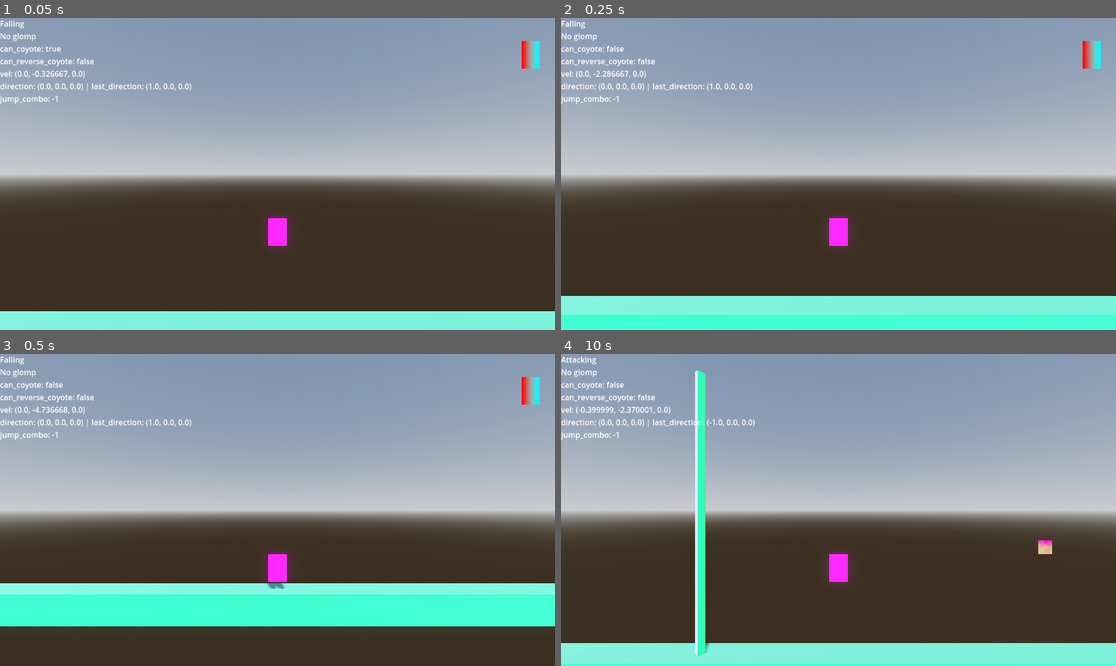
Above: before the commit, frames 1-4 (two rows, left to right).
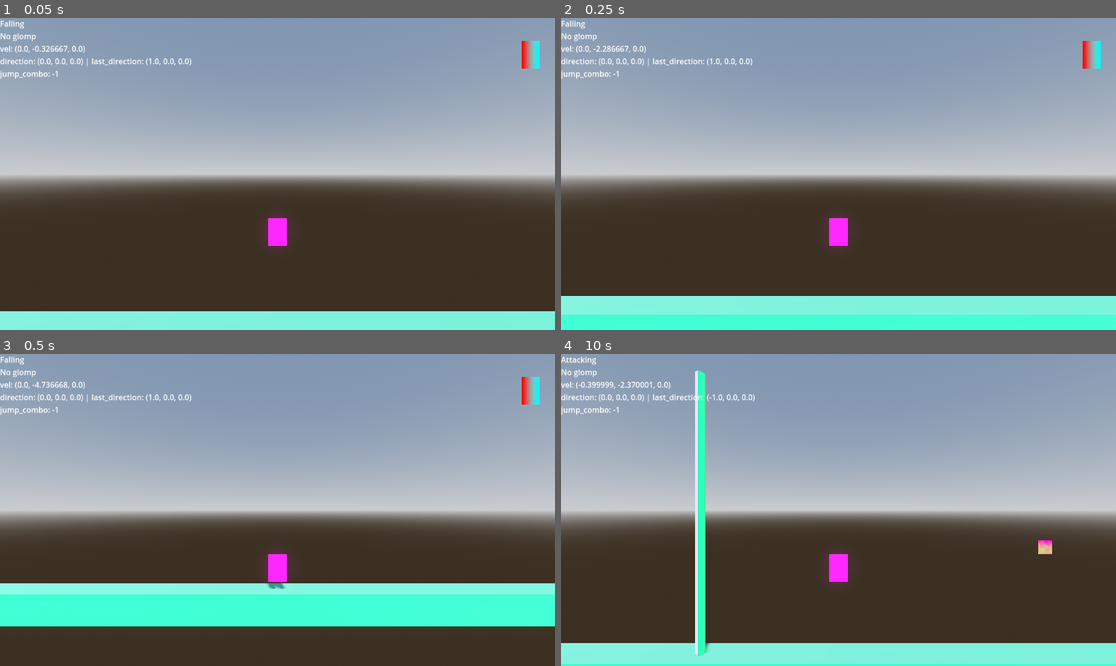
Above: after the commit, the same moments.

Repository: b3e3e3/ultimate-glomp
Game: Godot game, scene res://sandbox.tscn
Same seed, same stepped clock (60 frames per second), same inputs: the game is played once before the commit and once after it.
Inputs (mouse positions are in pixels of both pictures, inside the frame that each line leads up to):
- Up to frame 1 (0.05 s): no input
- Up to frame 2 (0.25 s): no input
- Up to frame 3 (0.5 s): no input
- Up to frame 4 (10 s): tap Enter at 0.5, 3.6 s; move the mouse to (960, 494) at 0.52 s; hold D (move_right) 0.53-1.28 s; tap E (interact) at 0.6, 1.55, 2.85, 4.55, 6.05, 7.35, 9.05, 9.6 s; click (960, 494) at 0.67 s; tap Space (jump) at 0.77, 0.8, 1.07, 1.35, 1.52, 1.82, 2.3, 3.02, 3.32, 3.77, 3.8, 4.07, 4.52, 4.82, 5.3, 6.02, 6.32, 6.77, 6.8, 7.07, 7.52, 7.82, 8.1, 8.75, 9.02, 9.32, 9.77, 9.8 s; move the mouse to (727, 525) at 1.27 s; hold S (move_down) 1.28-2.03 s; move the mouse to (894, 441) at 2.02 s; hold D (move_right) 2.03-2.78 s; click (894, 441) at 2.1 s; move the mouse to (810, 572) at 2.77 s; hold W (move_up) 2.78-3.53 s; click (810, 572) at 2.92 s; move the mouse to (1005, 556) at 3.52 s; hold A (move_left) 3.53-5.03 s; move the mouse to (672, 463) at 4.27 s; tap Keypad Enter at 4.35 s; move the mouse to (866, 510) at 5.02 s; hold S (move_down) 5.03-5.78 s; tap C at 5.1 s; click (866, 510) at 5.17 s; move the mouse to (755, 432) at 5.77 s; hold D (move_right) 5.78-6.53 s; tap Tab at 5.85 s; move the mouse to (960, 494) at 6.52 s; hold W (move_up) 6.53-7.28 s; tap R at 6.6 s; move the mouse to (727, 525) at 7.27 s; hold D (move_right) 7.28-8.03 s; click (727, 525) at 7.42 s; move the mouse to (894, 441) at 8.02 s; hold S (move_down) 8.03-8.78 s; move the mouse to (810, 572) at 8.77 s; hold A (move_left) 8.78-9.53 s; click (810, 572) at 8.85 s; move the mouse to (1005, 556) at 9.52 s; hold W (move_up) from 9.53 s (still down); click (1005, 556) at 9.67 s

The runs differ from the first frame. In frame 1, 1.0% of the frame differs, in the area x 0-35%, y 8-28%; in frame 2, 1.0%; in frame 3, 1.0%; in frame 4, 1.1%.

Commit message:
more unification

Diff:
--- a/character/player/player.gd
+++ b/character/player/player.gd
@@ -6,6 +6,9 @@
 signal attack_started
 signal attack_finished
 
+# TODO: these things don't exist on topdown player.
+# they are never used, but maybe a way to utilize them without
+# having direct references would be better
 @onready var glomp_area: Area3D = $GlompArea
 @onready var climb_area: Area3D = $ClimbArea
 
@@ -18,6 +21,11 @@
 func _enter_tree() -> void:
 	super._enter_tree()
 	set_collision_mask_value(2, true) # enable glompable layer
+
+func _process(_delta: float) -> void:
+	# super._process(_delta)
+	__process_debug_hud()
+
 
 func get_climbable_bodies_in_proximity() -> Array[Node3D]:
 	return climb_area.get_overlapping_bodies()
@@ -75,3 +83,19 @@
 	# remove glomped body
 	unglomped.emit(glomped_body)
 	glomped_body = null
+
+
+func __process_debug_hud():
+	var l: Label = $"CanvasLayer/Label"
+	l.text = $StateMachine.state.name + '\n'
+	l.text += glomped_body.name as String if glomped_body else "No glomp"
+
+	if has_node(^"../Falling"):
+		l.text += '\n' + 'can_coyote: ' + str($"../Falling".can_coyote)
+		l.text += '\n' + 'can_reverse_coyote: ' + str($"../Falling"._can_reverse_coyote)
+
+	l.text += '\n' + 'vel: ' + str(velocity)
+	l.text += '\n' + 'direction: %s | last_direction: %s' % [direction, last_direction]
+
+	if has_node(^"ComboJump"):
+		l.text += '\n' + 'jump_combo: ' + str($ComboJump.current_combo)
--- a/character/player/state/_player_state.gd
+++ b/character/player/state/_player_state.gd
@@ -13,18 +13,18 @@
 	controller = Global.current_level.player_controller
 	assert(controller != null, "PlayerController is null.")
 
-func on_update(_delta: float) -> void:
-	var l: Label = player.get_node(^"CanvasLayer/Label")
-	l.text = player.get_node(^"StateMachine").state.name + '\n'
-	l.text += player.glomped_body.name as String if player.glomped_body else "No glomp"
-	l.text += '\n' + 'can_coyote: ' + str($"../Falling".can_coyote)
-	l.text += '\n' + 'can_reverse_coyote: ' + str($"../Falling"._can_reverse_coyote)
-	l.text += '\n' + 'vel: ' + str(player.velocity)
-	l.text += '\n' + 'direction: %s | last_direction: %s' % [character.direction, character.last_direction]
-	if player.has_node(^"ComboJump"):
-		l.text += '\n' + 'jump_combo: ' + str(player.get_node(^"ComboJump").current_combo)
+# func on_update(_delta: float) -> void:
+# 	var l: Label = player.get_node(^"CanvasLayer/Label")
+# 	l.text = player.get_node(^"StateMachine").state.name + '\n'
+# 	l.text += player.glomped_body.name as String if player.glomped_body else "No glomp"
+# 	l.text += '\n' + 'can_coyote: ' + str($"../Falling".can_coyote)
+# 	l.text += '\n' + 'can_reverse_coyote: ' + str($"../Falling"._can_reverse_coyote)
+# 	l.text += '\n' + 'vel: ' + str(player.velocity)
+# 	l.text += '\n' + 'direction: %s | last_direction: %s' % [character.direction, character.last_direction]
+# 	if player.has_node(^"ComboJump"):
+# 		l.text += '\n' + 'jump_combo: ' + str(player.get_node(^"ComboJump").current_combo)
 
-	super.on_update(_delta)
+# 	super.on_update(_delta)
 
 func on_physics_update(_delta: float) -> void:
 	controller.control_horizontal_direction()
--- a/character/player/state/interacting.gd
+++ b/character/player/state/interacting.gd
@@ -1,4 +1,4 @@
-class_name PlayerInteractingState extends TDPlayerState
+class_name PlayerInteractingState extends PlayerState
 
 @export var interact_area: InteractArea
 
--- a/character/player/topdown/state/idle.gd
+++ b/character/player/topdown/state/idle.gd
@@ -1,7 +1,7 @@
 class_name TDPlayerIdleState extends TDPlayerState
 
 @onready var moving_state: TDPlayerState = $"../Moving"
-@onready var interacting_state: TDPlayerState = $"../Interacting"
+@onready var interacting_state: PlayerState = $"../Interacting"
 
 
 func on_update(_delta: float) -> void:
--- a/character/player/topdown/state/moving.gd
+++ b/character/player/topdown/state/moving.gd
@@ -1,7 +1,7 @@
 class_name TDPlayerMovingState extends TDPlayerState
 
 @onready var idle_state: TDPlayerState = $"../Idle"
-@onready var interacting_state: TDPlayerState = $"../Interacting"
+@onready var interacting_state: PlayerState = $"../Interacting"
 
 var movement: Vector2
 
--- a/character/player/topdown/top_down_player.tscn
+++ b/character/player/topdown/top_down_player.tscn
@@ -45,6 +45,7 @@
 [node name="Interacting" type="Node" parent="StateMachine" node_paths=PackedStringArray("interact_area")]
 script = ExtResource("5_nt0ue")
 interact_area = NodePath("../../InteractArea")
+metadata/_custom_type_script = "uid://b8bde5re80571"
 
 [node name="InteractArea" type="Area3D" parent="."]
 collision_layer = 16
@@ -53,3 +54,9 @@
 
 [node name="CollisionShape3D" type="CollisionShape3D" parent="InteractArea"]
 shape = SubResource("BoxShape3D_jl2s0")
+
+[node name="CanvasLayer" type="CanvasLayer" parent="."]
+
+[node name="Label" type="Label" parent="CanvasLayer"]
+offset_right = 40.0
+offset_bottom = 23.0
--- a/player.tscn
+++ b/player.tscn
@@ -19,8 +19,10 @@
 [ext_resource type="Script" uid="uid://d1dxygfyk3hb0" path="res://character/player/state/climbing.gd" id="9_b26j0"]
 [ext_resource type="Script" uid="uid://dgbihqkvw2qv0" path="res://character/player/state/attacking.gd" id="12_ivps1"]
 [ext_resource type="Texture2D" uid="uid://bnrq00ulmd3ux" path="res://addons/kenney_particle_pack/star_07.png" id="13_urp6f"]
-[ext_resource type="Script" path="res://character/player/slide_manager.gd" id="16_pylmc"]
+[ext_resource type="Script" uid="uid://djklemw5ko356" path="res://character/player/slide_manager.gd" id="16_pylmc"]
 [ext_resource type="Texture2D" uid="uid://qhbkquiln6bf" path="res://addons/kenney_particle_pack/smoke_06.png" id="18_q13i1"]
+[ext_resource type="Script" uid="uid://b8bde5re80571" path="res://character/player/state/interacting.gd" id="20_7ahtn"]
+[ext_resource type="Script" uid="uid://qr7l074g6ha3" path="res://interact/interact_area.gd" id="23_7lmhl"]
 
 [sub_resource type="Resource" id="Resource_7ahtn"]
 script = ExtResource("4_5tmop")
@@ -114,6 +116,9 @@
 material = SubResource("StandardMaterial3D_pbfsw")
 size = Vector2(0.5, 0.5)
 
+[sub_resource type="BoxShape3D" id="BoxShape3D_dx0e4"]
+size = Vector3(0.64, 0, 0.64)
+
 [node name="Player" type="CharacterBody3D"]
 collision_layer = 4
 collision_mask = 3
@@ -199,6 +204,11 @@
 
 [node name="Attacking" type="Node" parent="StateMachine"]
 script = ExtResource("12_ivps1")
+
+[node name="Interacting" type="Node" parent="StateMachine" node_paths=PackedStringArray("interact_area")]
+script = ExtResource("20_7ahtn")
+interact_area = NodePath("../../InteractArea")
+metadata/_custom_type_script = "uid://b8bde5re80571"
 
 [node name="ComboParticles" type="GPUParticles3D" parent="."]
 transform = Transform3D(1, 0, 0, 0, 1, 0, 0, 0, 1, 0, -0.24, 0)
@@ -225,6 +235,14 @@
 process_material = SubResource("ParticleProcessMaterial_pylmc")
 draw_pass_1 = SubResource("QuadMesh_5tmop")
 
+[node name="InteractArea" type="Area3D" parent="."]
+collision_layer = 16
+collision_mask = 16
+script = ExtResource("23_7lmhl")
+
+[node name="CollisionShape3D" type="CollisionShape3D" parent="InteractArea"]
+shape = SubResource("BoxShape3D_dx0e4")
+
 [connection signal="glomped" from="." to="StateMachine/Idle" method="_on_player_glomped"]
 [connection signal="jumped" from="." to="Sprite" method="_on_player_jumped"]
 [connection signal="state_changed" from="StateMachine" to="Sprite" method="_on_state_machine_state_changed"]
Not shown: 1 places in player.tscn that only renumber resources
